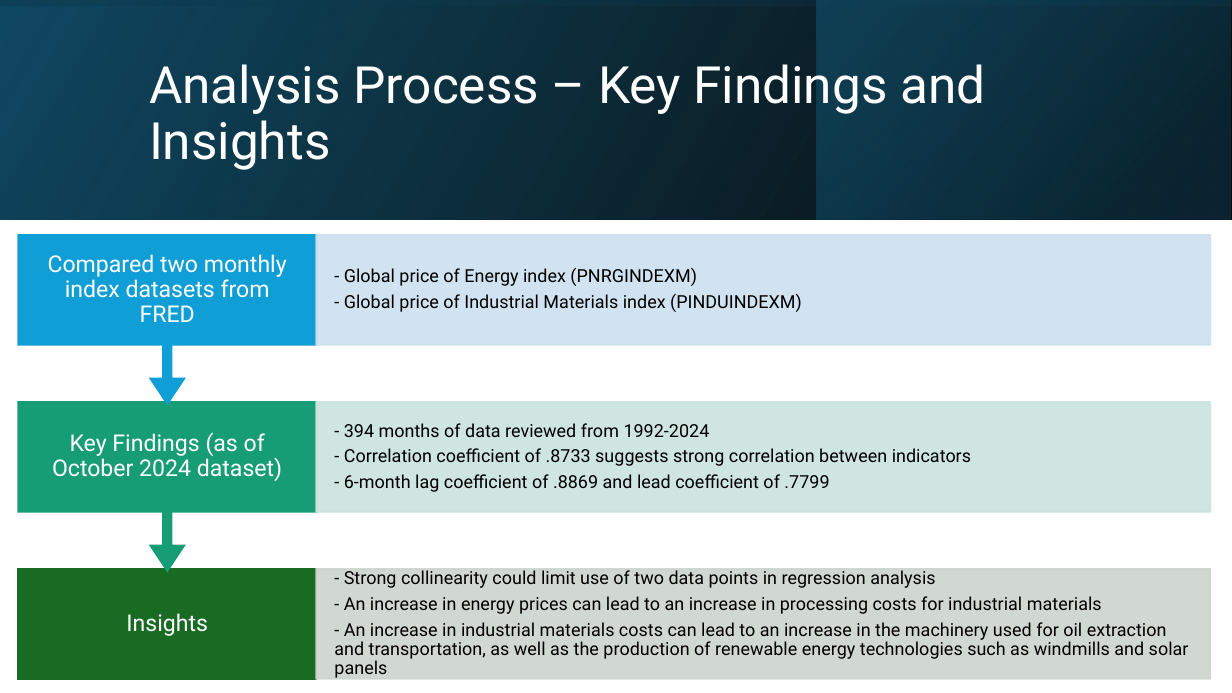
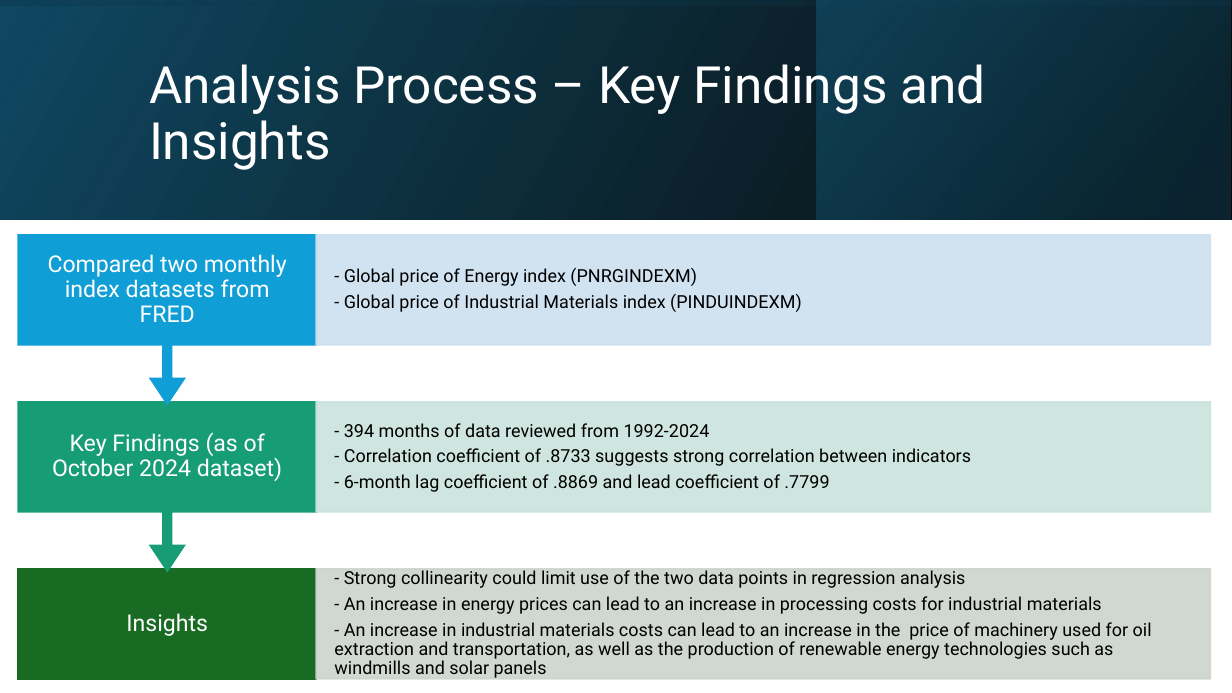
Before and after one commit to wcartwright1/econ-analysis, a slide deck: slide 7 of PresentationEconomicAnalysisCaseStudy.pptx. Drawn at 1232x693 pixels with LibreOffice and Linux fonts; fonts in the diff are those of the drawing. Boxes give left, top, right and bottom in pixels: in the first picture for what was removed or moved away, otherwise in the second. Text is boxed around its words. In the diff, an @@ line names an element or a change of style, - is before the commit and + after.

Commit message:
Update to wording on last slide for clarity

```diff
--- a/PresentationEconomicAnalysisCaseStudy.pptx
+++ b/PresentationEconomicAnalysisCaseStudy.pptx
@@ text at (344, 570, 965, 588): text changed @@
-- Strong collinearity could limit use of two data points in regression analysis
+- Strong collinearity could limit use of the two data points in regression analysis
@@ text at (334, 622, 1152, 678): text changed @@
-- An increase in industrial materials costs can lead to an increase in the machinery used for oil extraction and transportation, as well as the production of renewable energy technologies such as windmills and solar panels
+- An increase in industrial materials costs can lead to an increase in the price of machinery used for oil extraction and transportation, as well as the production of renewable energy technologies such as windmills and solar panels
```
